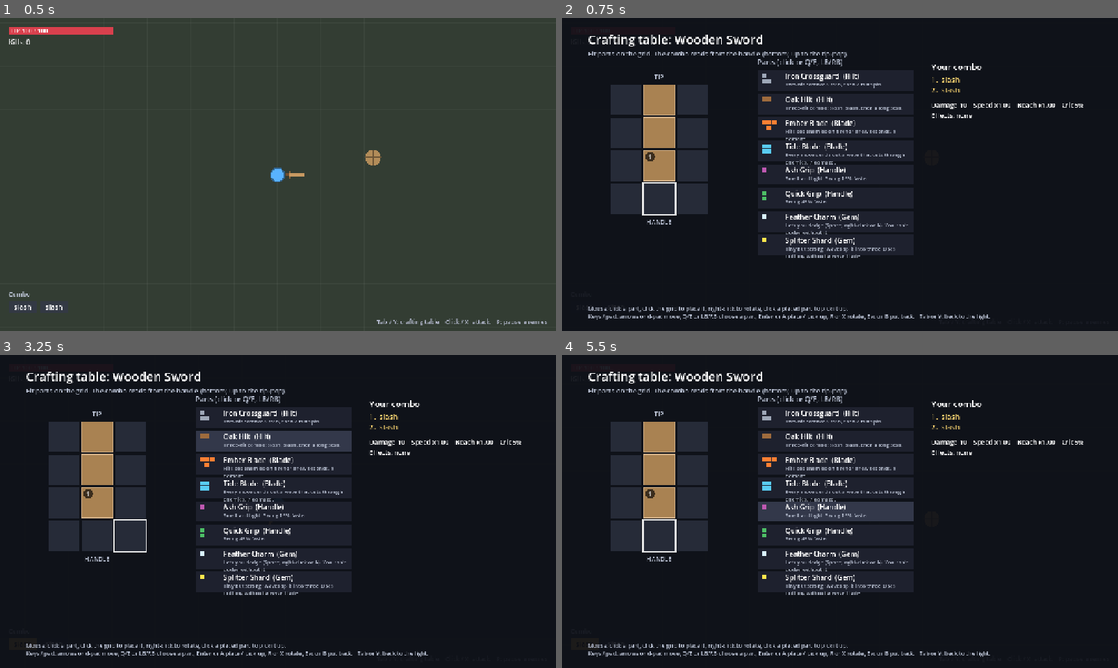
Above: before the commit, frames 1-4 (two rows, left to right).
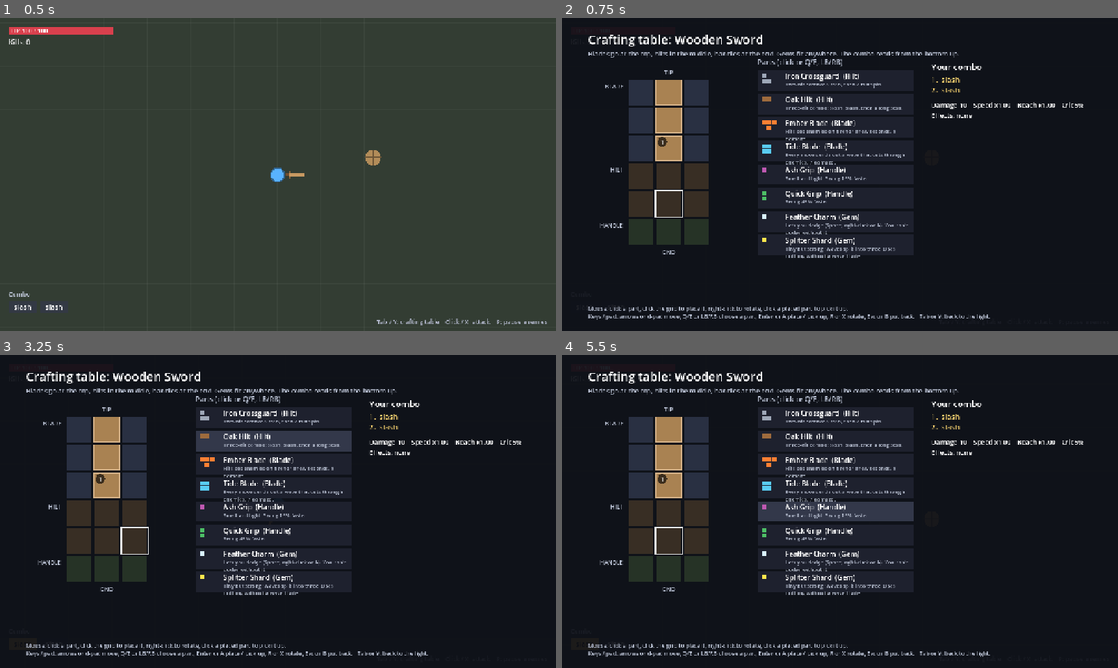
Above: after the commit, the same moments.

Repository: Durrannus/Modular-weapon-prototype
Game: Godot game, scene res://scenes/main.tscn
The game is run twice, just before and just after one commit, with the same random seed, the same clock (stepped at 60 frames per second) and the same inputs.
Inputs (mouse positions are in pixels of both pictures, inside the frame that each line leads up to):
- Up to frame 1 (0.5 s): no input
- Up to frame 2 (0.75 s): tap Enter (menu_place) at 0.5 s; move the mouse to (962, 158) at 0.52 s; hold D (move_right) from 0.53 s (still down); tap Tab (build) at 0.6 s; click (962, 158) at 0.67 s
- Up to frame 3 (3.25 s): tap Space (dash) at 1.25, 2.85 s; move the mouse to (166, 527) at 1.27 s; release D (move_right) at 1.28 s; hold Escape (menu_back) 1.28-2.03 s; click (166, 527) at 1.35 s; tap Tab (build) at 1.55, 2.1, 3.05 s; tap Enter (menu_place) at 2 s; move the mouse to (333, 442) at 2.02 s; hold D (move_right) 2.03-2.78 s; move the mouse to (250, 574) at 2.77 s; hold W (move_up) from 2.78 s (still down); click (250, 574) at 2.92 s
- Up to frame 4 (5.5 s): tap Space (dash) at 3.5 s; move the mouse to (1006, 558) at 3.52 s; release W (move_up) at 3.53 s; hold A (move_left) 3.53-5.03 s; tap P (toggle_spawning) at 3.6 s; tap Tab (build) at 3.8, 4.55, 5.3 s; move the mouse to (673, 464) at 4.27 s; tap Shift at 4.35 s; tap Enter (menu_place) at 5 s; move the mouse to (867, 511) at 5.02 s; hold Escape (menu_back) from 5.03 s (still down); tap Backspace at 5.1 s; click (867, 511) at 5.17 s

Frame 1 is identical in both runs. In frame 2, 5.8% of the frame differs, in the area x 5-72%, y 10-76%; in frame 3, 5.8%; in frame 4, 5.8%.

Commit message:
Shape the build grid like the weapon
The sword grid is now 3x6 with blade, hilt and handle areas, so parts
can only go where they make sense. Gems fit anywhere. Placement errors
explain why a part doesn't fit.

Co-Authored-By: Claude Opus 5.5 <noreply@anthropic.com>
Claude-Session: https://claude.ai/code/session_01PcDKVkPofzbtLy82C9TbQ8

Diff:
--- a/scripts/main.gd
+++ b/scripts/main.gd
@@ -40,7 +40,7 @@
 	dummy.position = ARENA.get_center() + Vector2(220, -40)
 	world.add_child(dummy)
 
-	# Weapon: starts as a plain wooden sword (wooden blade, no hilt or handle).
+	# Weapon: starts as a plain wooden sword (just a wooden blade).
 	parts = PartLibrary.load_all()
 	build = WeaponBuild.new()
 	var blade := PartLibrary.find(parts, "wooden_blade")
--- a/scripts/ui/build_menu.gd
+++ b/scripts/ui/build_menu.gd
@@ -2,8 +2,8 @@
 ## The crafting table: fit parts onto the weapon's grid.
 ## Free to swap. Pauses the game while open.
 
-const CELL := 76.0
-const GRID_POS := Vector2(110, 150)
+const CELL := 64.0
+const GRID_POS := Vector2(150, 140)
 const INV_POS := Vector2(450, 120)
 const INV_ROW := 54.0
 const INV_W := 360.0
@@ -16,7 +16,7 @@
 var is_open := false
 var held: PartData = null
 var held_rot := 0
-var cursor := Vector2i(1, 3)
+var cursor := Vector2i(1, 4)
 var hover_inv := -1
 var message := ""
 
@@ -134,11 +134,12 @@
 
 func _act_on_cursor() -> void:
 	if held != null:
-		if build.place(held, cursor, held_rot):
+		var problem := build.place_problem(held, cursor, held_rot)
+		if problem == "" and build.place(held, cursor, held_rot):
 			held = null
 			message = ""
 		else:
-			message = "That doesn't fit there. Try rotating it (R / right-click / X)."
+			message = problem + " Try another spot or rotate it (R / right-click / X)."
 	else:
 		var pl := build.remove_at(cursor)
 		if not pl.is_empty():
@@ -196,14 +197,24 @@
 	var dim := Color(0.72, 0.75, 0.82)
 	root.draw_rect(Rect2(Vector2.ZERO, root.size), Color(0.05, 0.06, 0.09, 0.93))
 	root.draw_string(font, Vector2(60, 60), "Crafting table: Wooden Sword", HORIZONTAL_ALIGNMENT_LEFT, -1, 28, white)
-	root.draw_string(font, Vector2(60, 88), "Fit parts on the grid. The combo reads from the handle (bottom) up to the tip (top).", HORIZONTAL_ALIGNMENT_LEFT, -1, 15, dim)
+	root.draw_string(font, Vector2(60, 88), "Blades go at the top, hilts in the middle, handles at the end. Gems fit anywhere. The combo reads from the bottom up.", HORIZONTAL_ALIGNMENT_LEFT, -1, 15, dim)
 
 	# Grid
 	root.draw_string(font, GRID_POS + Vector2(0, -10), "TIP", HORIZONTAL_ALIGNMENT_CENTER, CELL * WeaponBuild.GRID_W, 14, dim)
-	root.draw_string(font, GRID_POS + Vector2(0, CELL * WeaponBuild.GRID_H + 20), "HANDLE", HORIZONTAL_ALIGNMENT_CENTER, CELL * WeaponBuild.GRID_W, 14, dim)
+	root.draw_string(font, GRID_POS + Vector2(0, CELL * WeaponBuild.GRID_H + 20), "END", HORIZONTAL_ALIGNMENT_CENTER, CELL * WeaponBuild.GRID_W, 14, dim)
+	var zone_tint := {"blade": Color(0.16, 0.19, 0.26), "hilt": Color(0.22, 0.18, 0.14), "handle": Color(0.15, 0.2, 0.15)}
+	var held_zone := WeaponBuild.zone_for(held) if held != null else ""
+	var last_zone := ""
 	for y in WeaponBuild.GRID_H:
+		var zone := WeaponBuild.zone_of_row(y)
+		var tint: Color = zone_tint[zone]
+		if held != null and held_zone != "" and held_zone != zone:
+			tint = tint.darkened(0.55)  # can't go here
 		for x in WeaponBuild.GRID_W:
-			root.draw_rect(_cell_rect(Vector2i(x, y)), Color(0.15, 0.17, 0.22))
+			root.draw_rect(_cell_rect(Vector2i(x, y)), tint)
+		if zone != last_zone:
+			last_zone = zone
+			root.draw_string(font, GRID_POS + Vector2(-90, y * CELL + 22), zone.to_upper(), HORIZONTAL_ALIGNMENT_RIGHT, 80, 13, dim)
 
 	var ordered := build.ordered_placements()
 	for i in ordered.size():
--- a/scripts/weapon/weapon_build.gd
+++ b/scripts/weapon/weapon_build.gd
@@ -9,7 +9,12 @@
 signal changed
 
 const GRID_W := 3
-const GRID_H := 4
+const GRID_H := 6
+
+## The grid is shaped like the weapon: each row belongs to an area, from the
+## tip (row 0) down to the handle end. Blades, hilts and handles can only go
+## in their own area. Gems are small and fit anywhere.
+const ROW_ZONES := ["blade", "blade", "blade", "hilt", "hilt", "handle"]
 
 ## Pairs of parts that unlock a bonus when both are on the weapon.
 const SYNERGIES := [
@@ -65,14 +70,38 @@
 	return false
 
 
+static func zone_of_row(row: int) -> String:
+	return ROW_ZONES[row]
+
+
+## The area a part must go in, or "" if it fits anywhere.
+static func zone_for(part: PartData) -> String:
+	match part.part_type:
+		PartData.PartType.BLADE:
+			return "blade"
+		PartData.PartType.HILT:
+			return "hilt"
+		PartData.PartType.HANDLE:
+			return "handle"
+	return ""
+
+
 func can_place(part: PartData, origin: Vector2i, rotation: int) -> bool:
+	return place_problem(part, origin, rotation) == ""
+
+
+## Why a part can't go here, or "" if it can.
+func place_problem(part: PartData, origin: Vector2i, rotation: int) -> String:
+	var zone := zone_for(part)
 	for c in cells_for(part, origin, rotation):
 		var v: Vector2i = c
 		if v.x < 0 or v.y < 0 or v.x >= GRID_W or v.y >= GRID_H:
-			return false
+			return "That goes off the edge of the grid."
 		if not placement_at(v).is_empty():
-			return false
-	return true
+			return "Something is already there."
+		if zone != "" and zone_of_row(v.y) != zone:
+			return "%ss only go in the %s area." % [part.type_name(), zone]
+	return ""
 
 
 func place(part: PartData, origin: Vector2i, rotation: int) -> bool:
